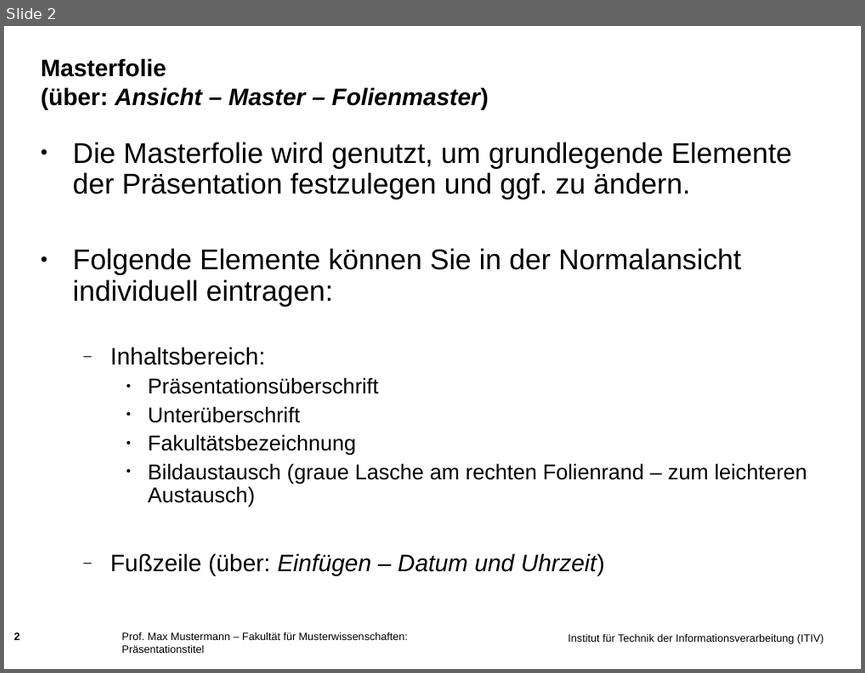
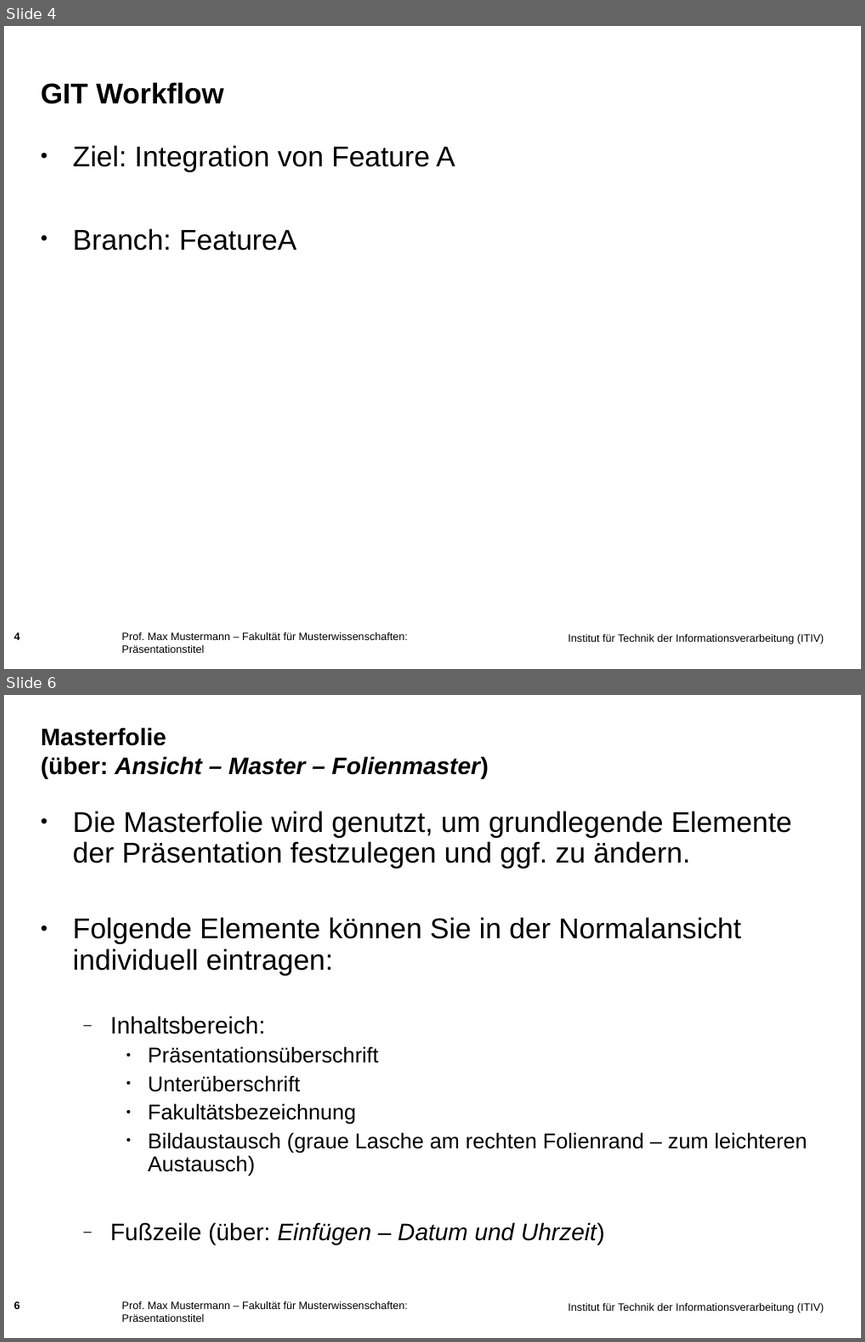
Before and after one commit to muellesi/PSE_2018, a slide deck: 02_Präsentation_Git/Simon/Praesentationsfolien (PowerPoint).ppt. Shown one above the other, each under a label of ours: slide 2 before the commit, slides 4 and 6 after it; the slides between them are not shown. The pictures are 865x673 and 865x1342 pixels, drawn with LibreOffice and Linux fonts; fonts in the diff are those of the drawing; background and template pictures are left out. Boxes give left, top, right and bottom in pixels: in the first picture for what was removed or moved away, otherwise in the second. Text is boxed around its words. In the diff, an @@ line names an element or a change of style, - is before the commit and + after.

```diff
--- a/02_Präsentation_Git/Simon/Praesentationsfolien (PowerPoint).ppt
+++ b/02_Präsentation_Git/Simon/Praesentationsfolien (PowerPoint).ppt
@@ slide 4 added at bbox=[4, 26, 861, 669], background picture (left out); not listed: 1 template element that a slide beside it also shows @@
@@ title added at bbox=[41, 82, 224, 104], 24 pt, text #000000, bold @@
+GIT Workflow
@@ text added at bbox=[73, 145, 454, 250], 24 pt, text #000000 @@
+• Ziel: Integration von Feature A
+• Branch: FeatureA
@@ page number added at bbox=[14, 632, 20, 640], 9 pt, text #000000, bold @@
+4
@@ text added at bbox=[122, 632, 408, 652], 9 pt, text #000000 @@
+Prof. Max Mustermann – Fakultät für Musterwissenschaften: Präsentationstitel
@@ what was slide 2 is now slide 6 @@
@@ page number at bbox=[14, 1300, 20, 1311]: text changed @@
-2
+6
```
Also in this commit, not shown: 1 slide changed, 3 other slides added, 1 other file.
